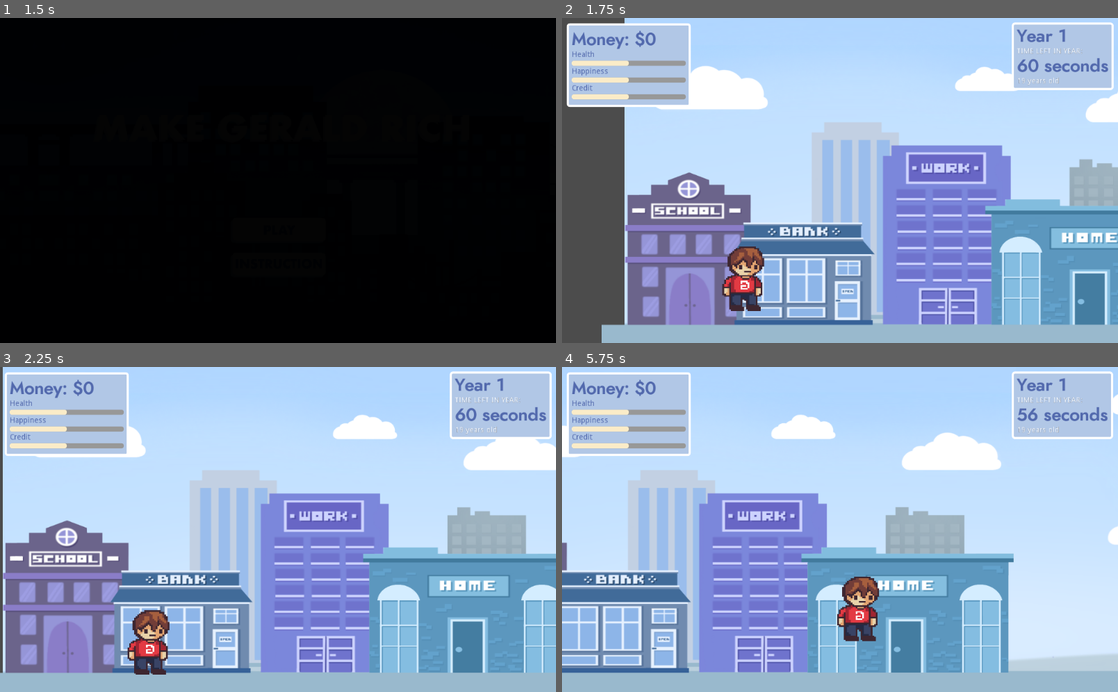
Above: before the commit, frames 1-4 (two rows, left to right).
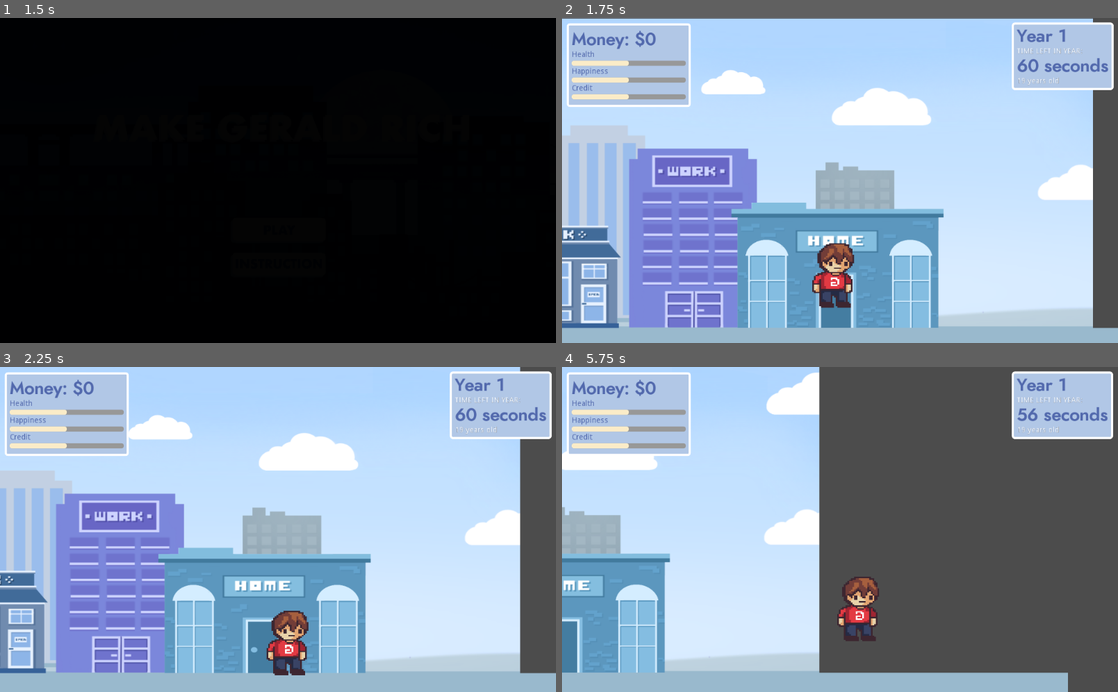
Above: after the commit, the same moments.

Repository: AndrewYeh1/Finance-game
Game: Godot game, scene res://Home/Home.tscn
The game is run twice, just before and just after one commit, with the same random seed, the same clock (stepped at 60 frames per second) and the same inputs.
Inputs (mouse positions are in pixels of both pictures, inside the frame that each line leads up to):
- Up to frame 1 (1.5 s): click (278, 229) at 0.5 s; click (278, 229) at 1.25 s
- Up to frame 2 (1.75 s): no input
- Up to frame 3 (2.25 s): move the mouse to (400, 513) at 2.02 s; hold Right (move_right) from 2.03 s (still down); hold Space from 2.03 s (still down)
- Up to frame 4 (5.75 s): tap Up (jump) at 2.27, 3.02, 4.52, 5.27 s; move the mouse to (728, 545) at 2.77 s; release Space at 2.78 s; tap Space at 2.85, 4.35 s; move the mouse to (895, 458) at 3.52 s; release Right (move_right) at 3.53 s; hold Left (move_left) 3.53-4.28 s; hold Space 3.53-4.28 s; move the mouse to (812, 594) at 4.27 s; hold Right (move_right) from 4.28 s (still down); move the mouse to (1006, 578) at 5.02 s; hold Space from 5.03 s (still down)

Frame 1 is identical in both runs. In frame 2, 57% of the frame differs, in the area x 0-100%, y 0-100%; in frame 3, 56%; in frame 4, 72%.

Commit message:
Added bank interior

Diff:
--- a/Play/Play.tscn
+++ b/Play/Play.tscn
@@ -72,7 +72,7 @@
 texture = ExtResource( 3 )
 
 [node name="player" parent="." instance=ExtResource( 1 )]
-position = Vector2( 272.027, 712.858 )
+position = Vector2( 1032, 696 )
 
 [node name="CanvasLayer" type="CanvasLayer" parent="."]
 
--- a/actors/enemy.gd
+++ /dev/null
@@ -1,18 +0,0 @@
-extends Actor
-
-func _ready() -> void:
-	set_physics_process(false)
-	_velocity.x = -speed.x
-
-func _on_StompDetector_body_entered(body: Node) -> void:
-	if body.global_position.y > get_node("StompDetector").global_position.y:
-		return
-	get_node("CollisionShape2D").disabled = true
-	queue_free()
-
-func _physics_process(delta: float) -> void:
-	_velocity.y = gravity * delta
-	if is_on_wall():
-		_velocity *= -1.0
-
-	_velocity.y = move_and_slide(_velocity, FLOOR_NORMAL).y
--- a/actors/enemy.tscn
+++ /dev/null
@@ -1,37 +0,0 @@
-[gd_scene load_steps=4 format=2]
-
-[ext_resource path="res://actors/enemy.gd" type="Script" id=1]
-
-[sub_resource type="RectangleShape2D" id=1]
-extents = Vector2( 49, 32 )
-
-[sub_resource type="RectangleShape2D" id=2]
-extents = Vector2( 58, 18 )
-
-[node name="enemy" type="KinematicBody2D"]
-collision_layer = 2
-collision_mask = 9
-script = ExtResource( 1 )
-
-[node name="enemy" type="Sprite" parent="."]
-position = Vector2( 0, -47 )
-
-[node name="CollisionShape2D" type="CollisionShape2D" parent="."]
-position = Vector2( 0, -32 )
-shape = SubResource( 1 )
-
-[node name="VisibilityEnabler2D" type="VisibilityEnabler2D" parent="."]
-position = Vector2( 0, -46.5 )
-scale = Vector2( 5.4, 4.65 )
-process_parent = true
-physics_process_parent = true
-
-[node name="StompDetector" type="Area2D" parent="."]
-modulate = Color( 0.101961, 0, 1, 1 )
-position = Vector2( 0, -71 )
-collision_layer = 2
-
-[node name="CollisionShape2D" type="CollisionShape2D" parent="StompDetector"]
-position = Vector2( 0, -7 )
-shape = SubResource( 2 )
-[connection signal="body_entered" from="StompDetector" to="." method="_on_StompDetector_body_entered"]
--- a/actors/player.gd
+++ b/actors/player.gd
@@ -83,6 +83,6 @@
 func _input(ev):
 	if Input.is_key_pressed(KEY_SPACE):
 		if location == "bank":
-			GameManager.money += 1
+			get_tree().change_scene("res://BuildingInterior/BankInt.tscn")
 		elif location == "school":
 			GameManager.money += 2
Binary file added: data/buildingInterior/bankInterior.png
Not shown, added: data/buildingInterior/bankInterior.png.import
